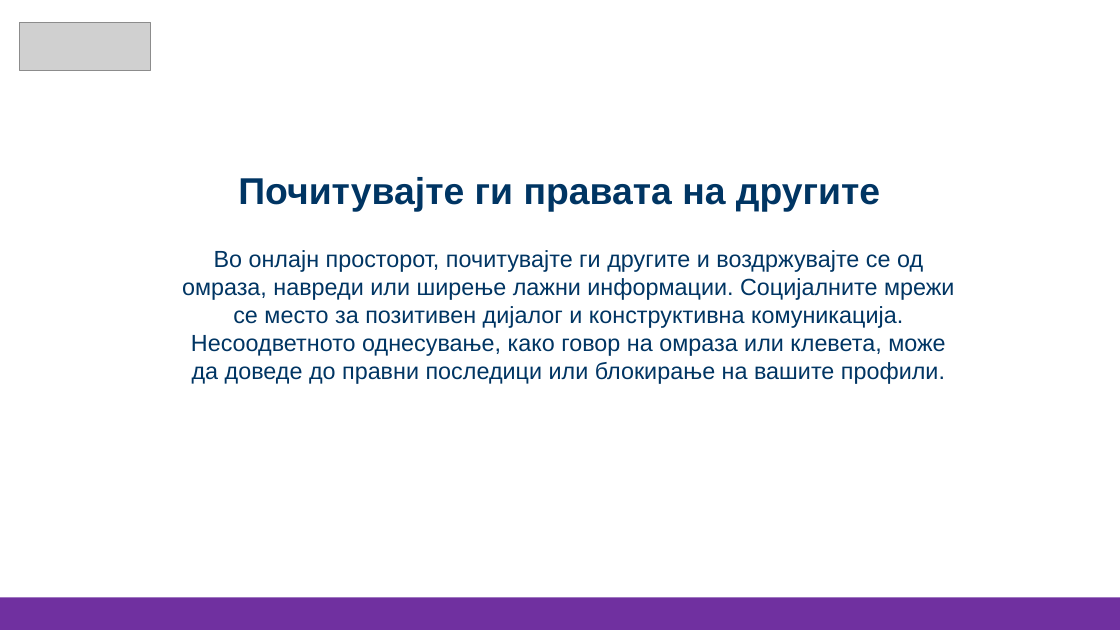
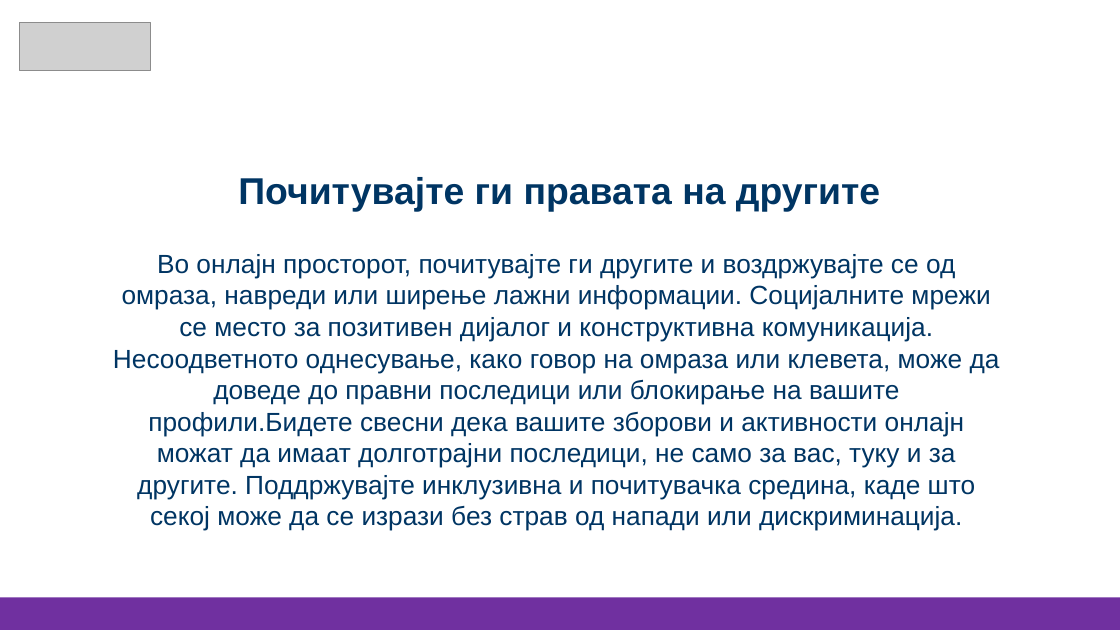
Before and after one commit to Berat02xz/FINKI-Academic-Journey, a slide deck: slide 29 of TP - Team Project/MKSafeNet Presentations/MKSafeNet_YoungAdultsPresentation.pptx (slide 21 before the commit). Drawn at 1120x630 pixels with LibreOffice and Linux fonts; fonts in the diff are those of the drawing; grey boxes stand for pictures. Boxes give left, top, right and bottom in pixels: in the first picture for what was removed or moved away, otherwise in the second. Text is boxed around its words. In the diff, an @@ line names an element or a change of style, - is before the commit and + after.

```diff
--- a/TP - Team Project/MKSafeNet Presentations/MKSafeNet_YoungAdultsPresentation.pptx
+++ b/TP - Team Project/MKSafeNet Presentations/MKSafeNet_YoungAdultsPresentation.pptx
@@ text at <box>113,254,1000,531</box>: text changed; size 20 to 22.5 pt @@
-Во онлајн просторот, почитувајте ги другите и воздржувајте се од омраза, навреди или ширење лажни информации. Социјалните мрежи се место за позитивен дијалог и конструктивна комуникација. Несоодветното однесување, како говор на омраза или клевета, може да доведе до правни последици или блокирање на вашите профили.
+Во онлајн просторот, почитувајте ги другите и воздржувајте се од омраза, навреди или ширење лажни информации. Социјалните мрежи се место за позитивен дијалог и конструктивна комуникација. Несоодветното однесување, како говор на омраза или клевета, може да доведе до правни последици или блокирање на вашите профили.Бидете свесни дека вашите зборови и активности онлајн можат да имаат долготрајни последици, не само за вас, туку и за другите. Поддржувајте инклузивна и почитувачка средина, каде што секој може да се изрази без страв од напади или дискриминација.
```
Also in this commit, not shown: 9 other slides changed, 8 slides added, 2 other files.
